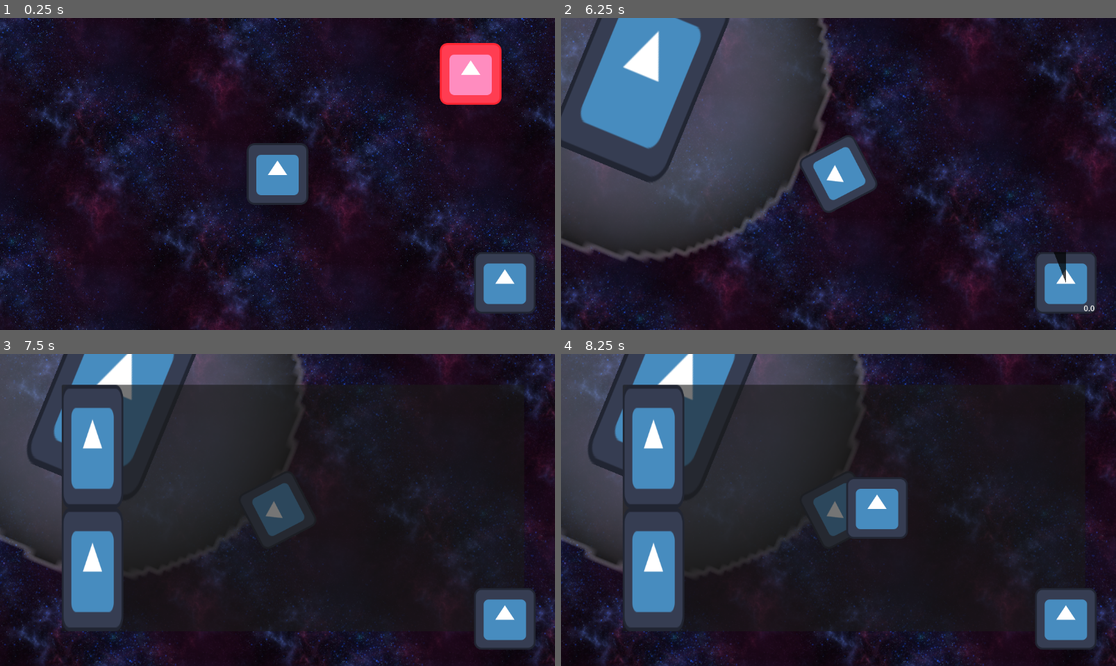
Above: before the commit, frames 1-4 (two rows, left to right).
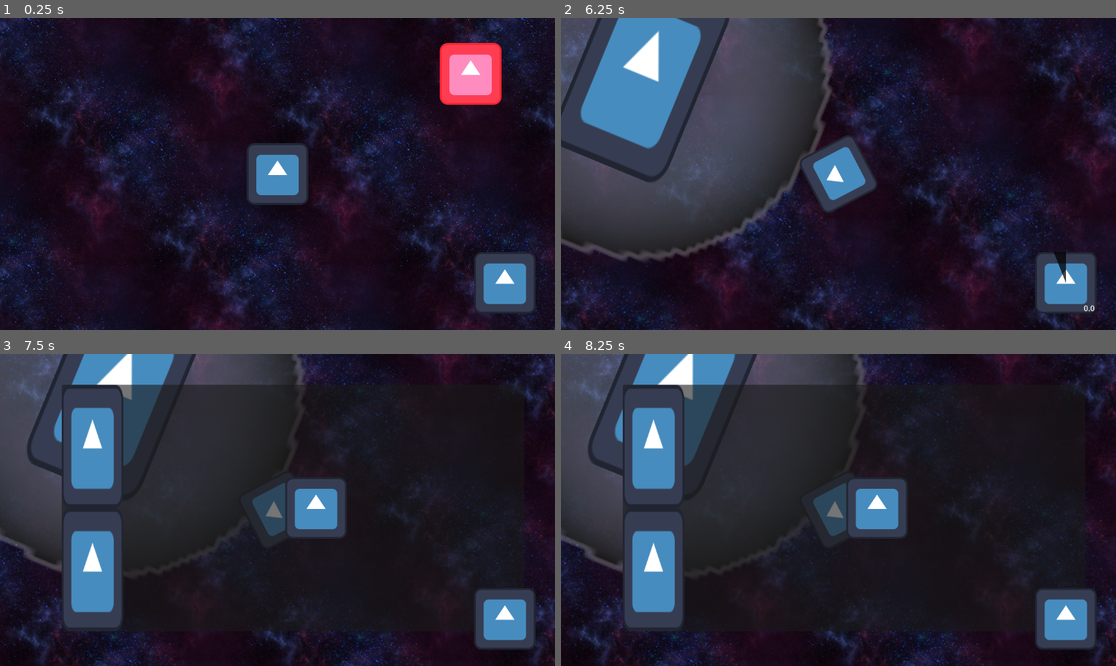
Above: after the commit, the same moments.

Repository: joegriffin2000/starship_jousting_godot
Game: Godot game, scene res://mainspace.tscn
Two runs of this game, one before a commit and one after it. Both use one fixed random seed, a clock stepped at 60 frames per second and the inputs below. The engine's default icon, where the game draws it, is replaced by a stand-in: a white triangle on a blue panel in a dark square.
Inputs (mouse positions are in pixels of both pictures, inside the frame that each line leads up to):
- Up to frame 1 (0.25 s): no input
- Up to frame 2 (6.25 s): click (1066, 283) at 0.5 s; move the mouse to (810, 236) at 1.27 s; hold W (up) 1.28-2 s; hold Space (dash) 1.28-2 s; click (810, 236) at 1.42 s; drag from (1005, 220) to (810, 236) at 2.02 s; tap Enter at 2.75 s; move the mouse to (672, 127) at 2.77 s; hold A (left) 2.78-3.5 s; hold Space (dash) 2.78-3.5 s; drag from (866, 174) to (672, 127) at 3.52 s; move the mouse to (755, 96) at 4.27 s; hold A (left) 4.28-5 s; hold Space (dash) 4.28-5 s; drag from (960, 158) to (755, 96) at 5.02 s; tap Space (dash) at 5.75 s; move the mouse to (727, 189) at 5.77 s; hold W (up) from 5.78 s (still down); hold Space (dash) from 5.78 s (still down); click (727, 189) at 5.92 s
- Up to frame 3 (7.5 s): release W (up) at 6.5 s; release Space (dash) at 6.5 s; click (316, 506) at 6.52 s; click (94, 447) at 7.25 s
- Up to frame 4 (8.25 s): click (655, 569) at 8 s

Frames 1-2 are identical in both runs. In frame 3, 1.8% of the frame differs, in the area x 51-63%, y 40-60%; in frame 4, nothing differs.

Commit message:
restructure files

Diff:
--- a/shop_menu.tscn
+++ b/UI/shop_menu.tscn
@@ -1,11 +1,11 @@
 [gd_scene load_steps=4 format=3 uid="uid://btbb3t0k66qi8"]
 
-[ext_resource type="Script" path="res://shop_menu.gd" id="1_ce6tv"]
-[ext_resource type="Script" path="res://draggable.gd" id="2_ejygc"]
-[ext_resource type="Texture2D" uid="uid://deak4o1xsi0rn" path="res://Sprites/icon.svg" id="2_ljxat"]
+[ext_resource type="Script" path="res://UI/shop_menu.gd" id="1_71syl"]
+[ext_resource type="Script" path="res://UI/draggable.gd" id="2_2s1hk"]
+[ext_resource type="Texture2D" uid="uid://deak4o1xsi0rn" path="res://Sprites/icon.svg" id="3_vhqgl"]
 
 [node name="CanvasLayer" type="CanvasLayer"]
-script = ExtResource("1_ce6tv")
+script = ExtResource("1_71syl")
 
 [node name="Panel" type="Panel" parent="."]
 anchors_preset = 15
@@ -38,6 +38,7 @@
 
 [node name="Control" type="Control" parent="Panel/Upgrades"]
 layout_mode = 1
+anchors_preset = 8
 anchor_left = 0.5
 anchor_top = 0.5
 anchor_right = 0.5
@@ -48,7 +49,7 @@
 offset_bottom = 256.0
 grow_horizontal = 2
 grow_vertical = 2
-script = ExtResource("2_ejygc")
+script = ExtResource("2_2s1hk")
 
 [node name="upgrade" type="TextureButton" parent="Panel/Upgrades/Control"]
 layout_mode = 2
@@ -60,26 +61,36 @@
 offset_top = -64.0
 offset_right = 63.808
 offset_bottom = 64.0
-texture_normal = ExtResource("2_ljxat")
+texture_normal = ExtResource("3_vhqgl")
 stretch_mode = 0
 
 [node name="Quests" type="Panel" parent="Panel"]
-visible = false
 self_modulate = Color(1, 1, 1, 0)
 layout_mode = 1
-anchors_preset = 8
-anchor_left = 0.5
-anchor_top = 0.5
-anchor_right = 0.5
-anchor_bottom = 0.5
-offset_left = -448.0
-offset_top = -256.0
-offset_right = 448.0
-offset_bottom = 256.0
+anchors_preset = -1
+anchor_left = 0.133
+anchor_right = 1.0
+anchor_bottom = 0.984
+offset_left = 0.32
+offset_bottom = 8.19199
 grow_horizontal = 2
 grow_vertical = 2
 size_flags_horizontal = 4
 size_flags_vertical = 4
+
+[node name="upgrade" type="TextureButton" parent="Panel/Quests"]
+layout_mode = 1
+anchors_preset = -1
+anchor_left = 0.481
+anchor_top = 0.5
+anchor_right = 0.481
+anchor_bottom = 0.5
+offset_left = -64.192
+offset_top = -64.0
+offset_right = 63.808
+offset_bottom = 64.0
+texture_normal = ExtResource("3_vhqgl")
+stretch_mode = 0
 
 [node name="QuestButton" type="TextureButton" parent="Panel"]
 layout_mode = 1
@@ -99,10 +110,11 @@
 anchor_bottom = 1.0
 offset_right = 0.32
 grow_vertical = 2
-texture_normal = ExtResource("2_ljxat")
+texture_normal = ExtResource("3_vhqgl")
 stretch_mode = 0
 
 [connection signal="gui_input" from="Panel/Upgrades" to="." method="_on_upgrades_gui_input"]
 [connection signal="pressed" from="Panel/Upgrades/Control/upgrade" to="." method="_on_upgrade_pressed"]
+[connection signal="pressed" from="Panel/Quests/upgrade" to="." method="_on_upgrade_pressed"]
 [connection signal="pressed" from="Panel/QuestButton" to="." method="_on_quest_button_pressed"]
 [connection signal="pressed" from="Panel/UpgradeButton" to="." method="_on_upgrade_button_pressed"]
--- a/carrier.tscn
+++ b/carrier.tscn
@@ -1,6 +1,6 @@
 [gd_scene load_steps=7 format=3 uid="uid://dwtvkp2vnyevp"]
 
-[ext_resource type="Script" path="res://carrier.gd" id="1_173kj"]
+[ext_resource type="Script" path="res://logic/carrier.gd" id="1_173kj"]
 [ext_resource type="Texture2D" uid="uid://deak4o1xsi0rn" path="res://Sprites/icon.svg" id="1_sxrk5"]
 
 [sub_resource type="Gradient" id="Gradient_ty7mj"]
--- a/logic/ship_data.gd
+++ b/logic/ship_data.gd
@@ -1,5 +1,6 @@
 extends Node
 
+#Ship stats
 @export var speed = 300
 @export var rotation_speed = 3
 @export var dash_speed = 900
@@ -7,5 +8,9 @@
 @export var dash_cd = 0.5
 @export var knock_back_time = 0.3
 
+#Ship states
 @export var knockback = false
 @export var dash = false
+
+#Ship resources
+@export var credits = 0
--- a/mainspace.tscn
+++ b/mainspace.tscn
@@ -4,7 +4,7 @@
 [ext_resource type="Texture2D" uid="uid://bvjxnwg3c1sa3" path="res://Sprites/512x512_purple_nebula_1.png" id="1_xb1gi"]
 [ext_resource type="Script" path="res://logic/mainspace.gd" id="1_yv7y7"]
 [ext_resource type="PackedScene" uid="uid://cq1e813uoit5d" path="res://rock.tscn" id="3_ajql6"]
-[ext_resource type="PackedScene" uid="uid://b8lx6yipfnux4" path="res://HUD.tscn" id="4_m7kfs"]
+[ext_resource type="PackedScene" uid="uid://b8lx6yipfnux4" path="res://UI/HUD.tscn" id="4_m7kfs"]
 [ext_resource type="PackedScene" uid="uid://civgrrcpy8lw5" path="res://dmg_rock.tscn" id="5_ysiwv"]
 [ext_resource type="PackedScene" uid="uid://b11glto6yoca8" path="res://UI/gameOverScreen.tscn" id="6_bpwyg"]
 [ext_resource type="PackedScene" uid="uid://dwtvkp2vnyevp" path="res://carrier.tscn" id="6_t3k5q"]
--- a/project.godot
+++ b/project.godot
@@ -18,7 +18,7 @@
 [autoload]
 
 ShipData="*res://logic/ship_data.gd"
-ShopMenu="*res://shop_menu.tscn"
+ShopMenu="*res://UI/shop_menu.tscn"
 
 [editor]
 
Renamed: HUD.tscn -> UI/HUD.tscn
Renamed: draggable.gd -> UI/draggable.gd
Renamed: shop_menu.gd -> UI/shop_menu.gd
Not shown: 1 places in UI/shop_menu.tscn that only renumber resources
Renamed: carrier.gd -> logic/carrier.gd
